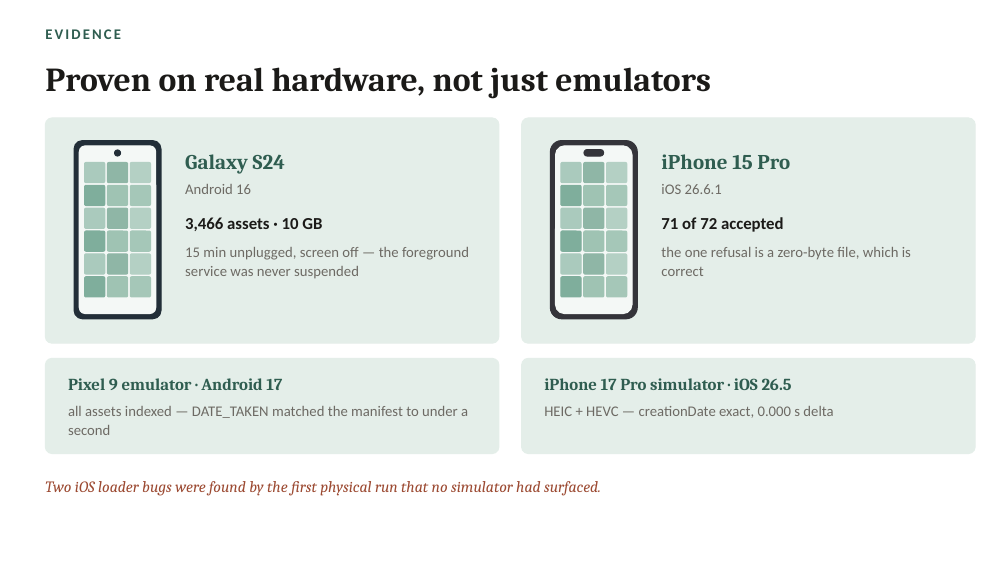
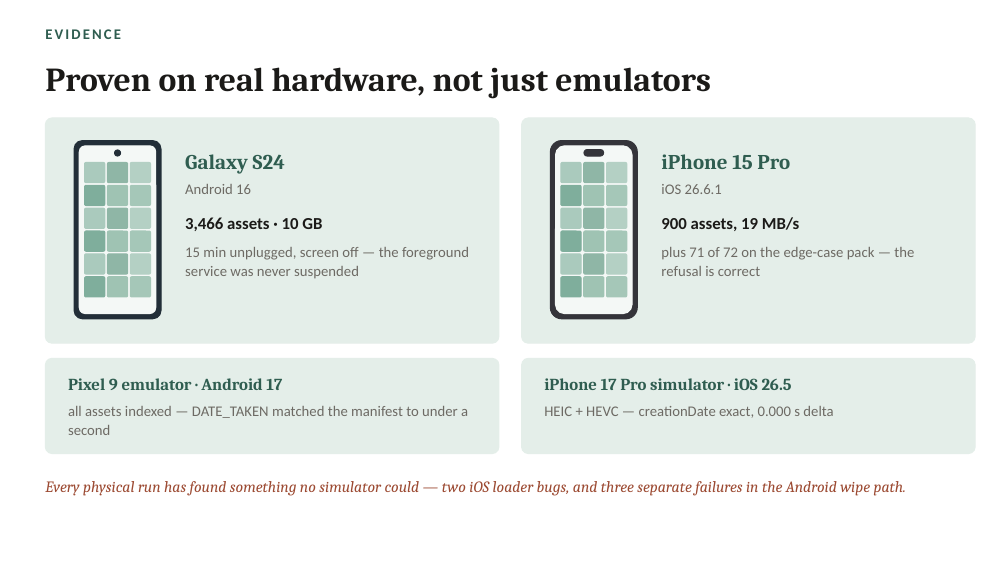
Before and after one commit to pattyD19/TestDataGenerator, a slide deck: slide 10 of docs/TDG-overview.pptx (slide 9 before the commit). Drawn at 1008x567 pixels with LibreOffice and Linux fonts; fonts in the diff are those of the drawing. Boxes give left, top, right and bottom in pixels: in the first picture for what was removed or moved away, otherwise in the second. Text is boxed around its words. In the diff, an @@ line names an element or a change of style, - is before the commit and + after.

```diff
--- a/docs/TDG-overview.pptx
+++ b/docs/TDG-overview.pptx
@@ text at <box>661,217,799,231</box>: text changed @@
-71 of 72 accepted
+900 assets, 19 MB/s
@@ text at <box>661,247,914,276</box>: text changed @@
-the one refusal is a zero-byte file, which is correct
+plus 71 of 72 on the edge-case pack — the refusal is correct
@@ text at <box>45,481,906,496</box>: text changed @@
-Two iOS loader bugs were found by the first physical run that no simulator had surfaced.
+Every physical run has found something no simulator could — two iOS loader bugs, and three separate failures in the Android wipe path.
```
Also in this commit, not shown: 2 other slides changed, 1 slide added.
